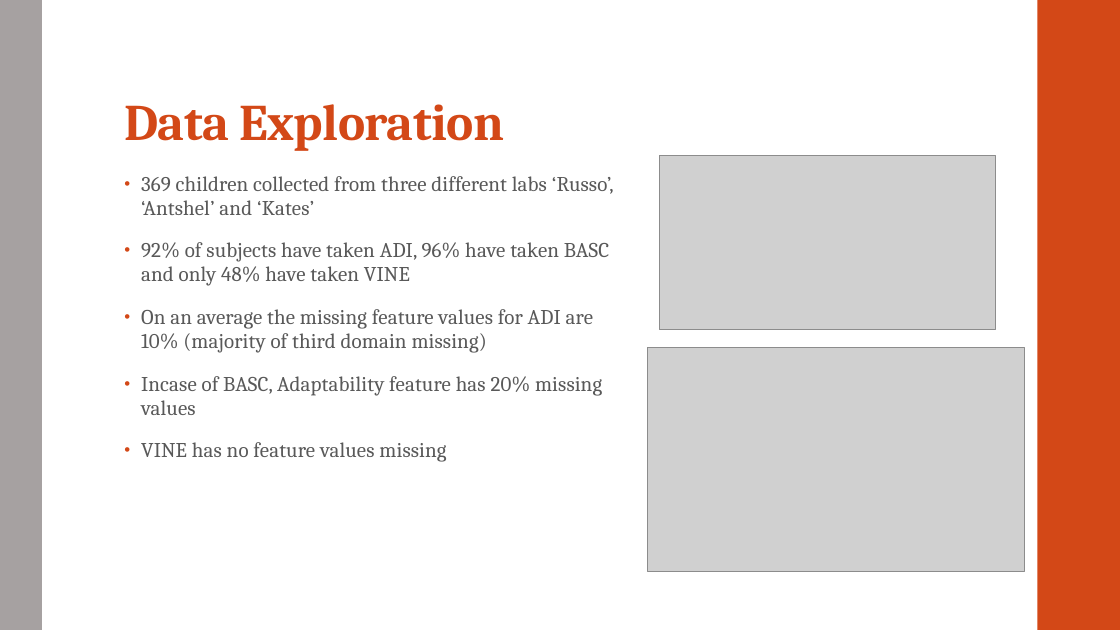
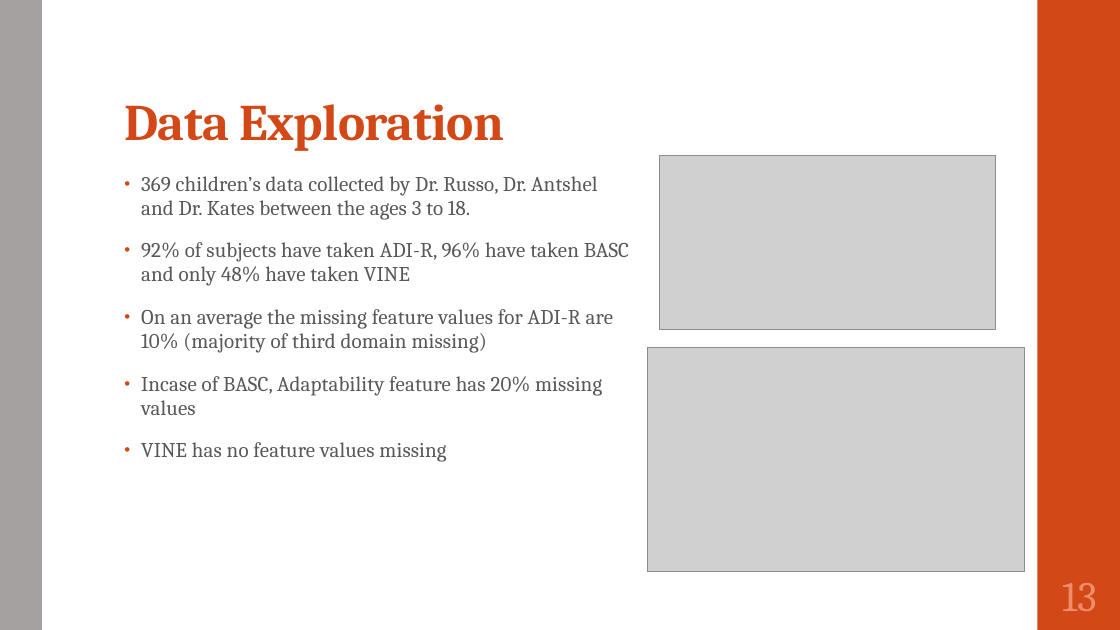
Before and after one commit to SirichandanaSambatur/CADDC, a slide deck: slide 13 of FinalReport.pptx (slide 11 before the commit). Drawn at 1120x630 pixels with LibreOffice and Linux fonts; fonts in the diff are those of the drawing; grey boxes stand for pictures. Boxes give left, top, right and bottom in pixels: in the first picture for what was removed or moved away, otherwise in the second. Text is boxed around its words. In the diff, an @@ line names an element or a change of style, - is before the commit and + after.

```diff
--- a/FinalReport.pptx
+++ b/FinalReport.pptx
@@ text at [141,176,629,353]: text changed @@
-• 369 children collected from three different labs ‘Russo’, ‘Antshel’ and ‘Kates’
-• 92% of subjects have taken ADI, 96% have taken BASC and only 48% have taken VINE
-• On an average the missing feature values for ADI are 10% (majority of third domain missing)
+• 369 children’s data collected by Dr. Russo, Dr. Antshel and Dr. Kates between the ages 3 to 18.
+• 92% of subjects have taken ADI-R, 96% have taken BASC and only 48% have taken VINE
+• On an average the missing feature values for ADI-R are 10% (majority of third domain missing)
@@ page number added at [1062,583,1097,611], 36 pt, text #EF8C6A @@
+13
```
Also in this commit, not shown: 23 other slides changed, 10 slides added, 14 slides removed, 1 other file.
